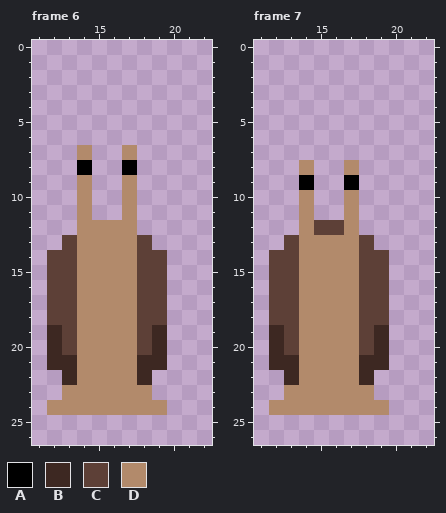
File history of a pixel-art file, Assets/Art/Enemy/Snail/Hurt/Snail_Hurt_Down.aseprite. Above is the file before it was changed.
32x32 pixels, 8 frames. Shown: frame 6: x 11..22, y 0..26; frame 7: x 11..22, y 0..26. The commit also changed other frames, which this record leaves out.
Visible layers, top first: "Face", "Body", "Shell".
Palette (. is transparent): A #000000  B #3d2822  C #5d4037  D #b28a6b
Pixels before, frame 6, first column x 12:
 7 ..D..D..
 8 ..A..A..
 9 ..D..D..
10 ..D..D..
11 ..D..D..
12 ..DDDD..
13 .CDDDDC.
14 CCDDDDCC
15 CCDDDDCC
16 CCDDDDCC
17 CCDDDDCC
18 CCDDDDCC
19 BCDDDDCB
20 BCDDDDCB
21 BBDDDDBB
22 .BDDDDB.
23 .DDDDDD.
24 DDDDDDDD
Pixels before, frame 7, first column x 12:
 8 ..D..D..
 9 ..A..A..
10 ..D..D..
11 ..D..D..
12 ..DCCD..
13 .CDDDDC.
14 CCDDDDCC
15 CCDDDDCC
16 CCDDDDCC
17 CCDDDDCC
18 CCDDDDCC
19 BCDDDDCB
20 BCDDDDCB
21 BBDDDDBB
22 .BDDDDB.
23 .DDDDDD.
24 DDDDDDDD
After the commit:
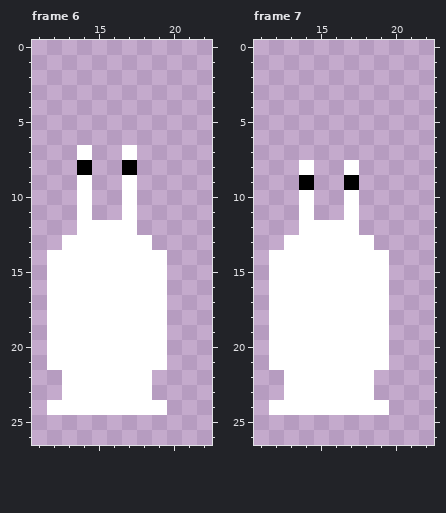
Author's note on the commit: Adjusted Pull CC Now working fine with hurt state
Diff:
layer "Shell" now hidden
layer "Body" now hidden
layer "Layer 1" added
colour D: #b28a6b -> #ffffff
Changed rows in their new state; - is a pixel that keeps its letter.
Frame 6, layer "Layer 1":
first column x 12:
13 -D----D-
14 DD----DD
15 DD----DD
16 DD----DD
17 DD----DD
18 DD----DD
19 DD----DD
20 DD----DD
21 DD----DD
22 -D----D-
Frame 7, layer "Layer 1":
first column x 12:
12 ---DD---
13 -D----D-
14 DD----DD
15 DD----DD
16 DD----DD
17 DD----DD
18 DD----DD
19 DD----DD
20 DD----DD
21 DD----DD
22 -D----D-
Pixel boxes of the changes (left, top, right, bottom) in both pictures:
changed: (47, 145, 167, 415)
changed: (269, 160, 389, 415)
